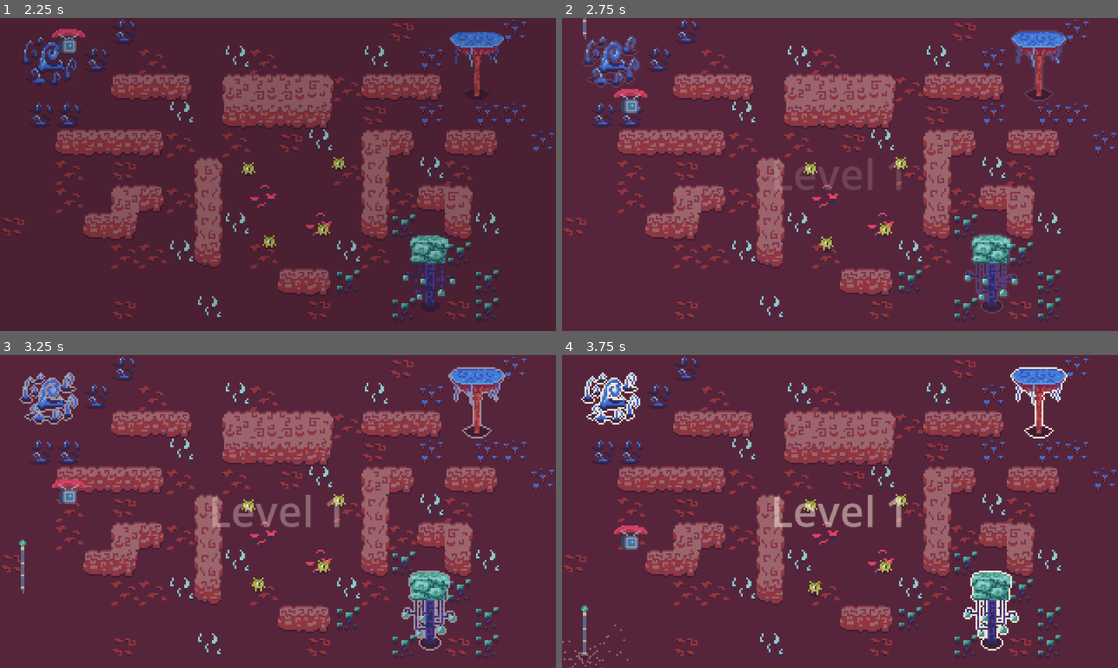
Above: before the commit, frames 1-4 (two rows, left to right).
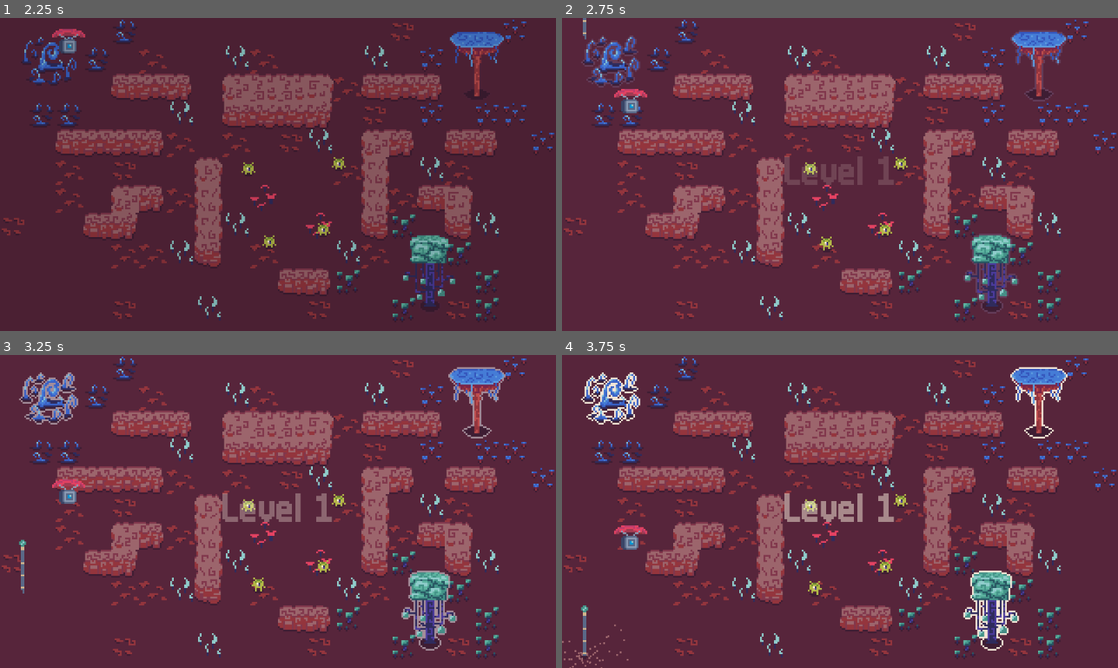
Above: after the commit, the same moments.

Repository: YannVeld/LD59
Game: Godot game, scene res://game_menu.tscn
Two runs of this game, one before a commit and one after it. Both use one fixed random seed, a clock stepped at 60 frames per second and the inputs below.
Inputs (mouse positions are in pixels of both pictures, inside the frame that each line leads up to):
- Up to frame 1 (2.25 s): tap Enter at 0.5 s; move the mouse to (400, 158) at 0.52 s; hold D (move_right) 0.53-1.25 s; click (266, 71) at 1.25 s; move the mouse to (166, 190) at 2.02 s; hold Down (move_down) from 2.03 s (still down)
- Up to frame 2 (2.75 s): keep holding Down (move_down)
- Up to frame 3 (3.25 s): move the mouse to (333, 442) at 2.77 s; release Down (move_down) at 2.78 s; hold D (move_right) from 2.78 s (still down)
- Up to frame 4 (3.75 s): move the mouse to (812, 574) at 3.52 s; release D (move_right) at 3.53 s; hold Up (move_up) from 3.53 s (still down)

Frame 1 is identical in both runs. In frame 2, 0.8% of the frame differs, in the area x 38-61%, y 44-55%; in frame 3, 1.1%; in frame 4, 1.2%, in the area x 38-62%, y 44-56%.

Commit message:
Swapped standard font to a pixel font

Diff:
--- a/project.godot
+++ b/project.godot
@@ -38,6 +38,10 @@
 "Signal Absorbers"=""
 Mirrors=""
 "Oil Patches"=""
+
+[gui]
+
+theme/custom_font="uid://b851okx14utdn"
 
 [input]
 
